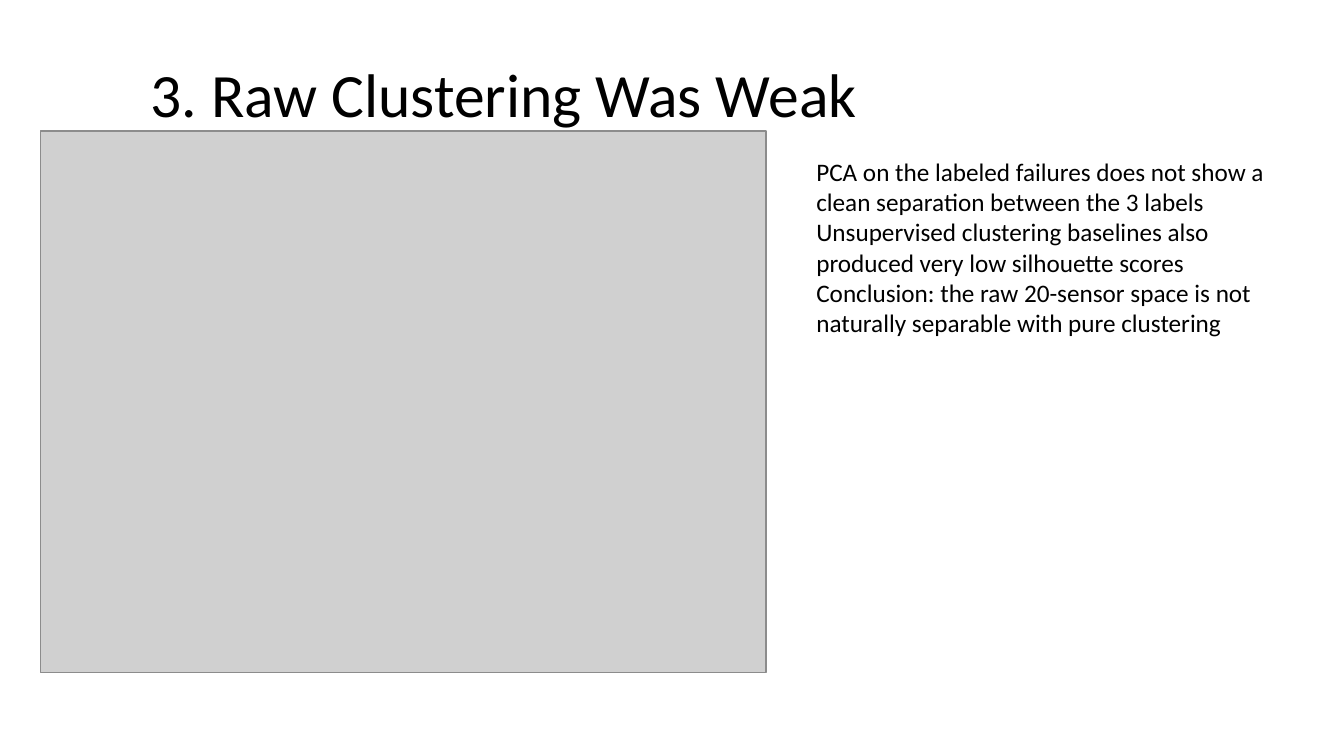
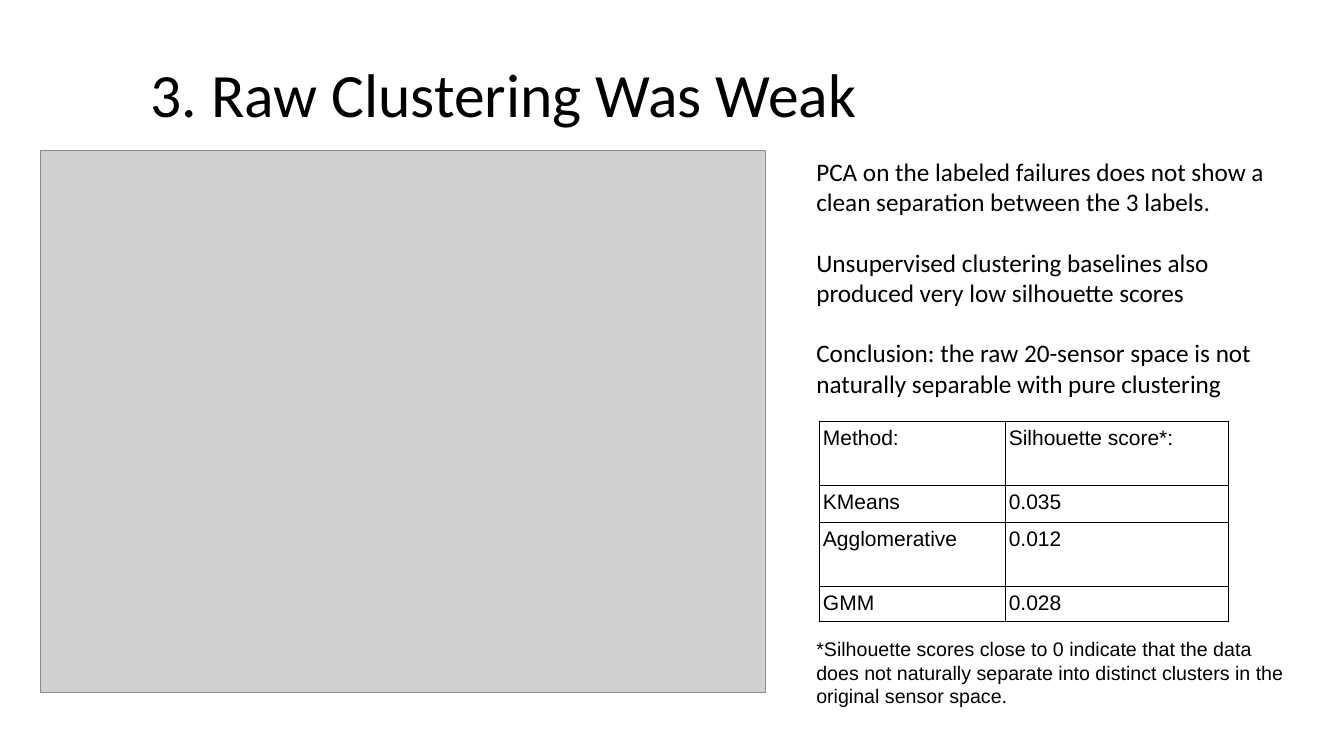
Before and after one commit to hadareal/sensor-failure-clustering, a slide deck: slide 4 of presentation/ML6_machine_failure_presentation_final.pptx. Drawn at 1344x756 pixels with LibreOffice and Linux fonts; fonts in the diff are those of the drawing; grey boxes stand for pictures. Boxes give left, top, right and bottom in pixels: in the first picture for what was removed or moved away, otherwise in the second. Text is boxed around its words. In the diff, an @@ line names an element or a change of style, - is before the commit and + after.

```diff
--- a/presentation/ML6_machine_failure_presentation_final.pptx
+++ b/presentation/ML6_machine_failure_presentation_final.pptx
@@ title "3. Raw Clustering Was Weak" rewrapped from box(150, 74, 857, 132) to box(150, 74, 857, 128) @@
@@ picture: place and size @@
-picture at box(40, 131, 766, 673)
+picture at box(40, 151, 766, 693)
@@ text at box(816, 163, 1263, 215): text changed @@
-PCA on the labeled failures does not show a clean separation between the 3 labels
+PCA on the labeled failures does not show a clean separation between the 3 labels.
@@ table added at box(820, 421, 1229, 618), 4 rows, 2 columns @@
+Method: | Silhouette score*:
+KMeans | 0.035
+Agglomerative | 0.012
+GMM | 0.028
@@ text added at box(816, 641, 1283, 707), 14 pt, text #000000 @@
+*Silhouette scores close to 0 indicate that the data does not naturally separate into distinct clusters in the original sensor space.
```
Also in this commit, not shown: 10 other slides changed, 1 slide added, 4 other files.
